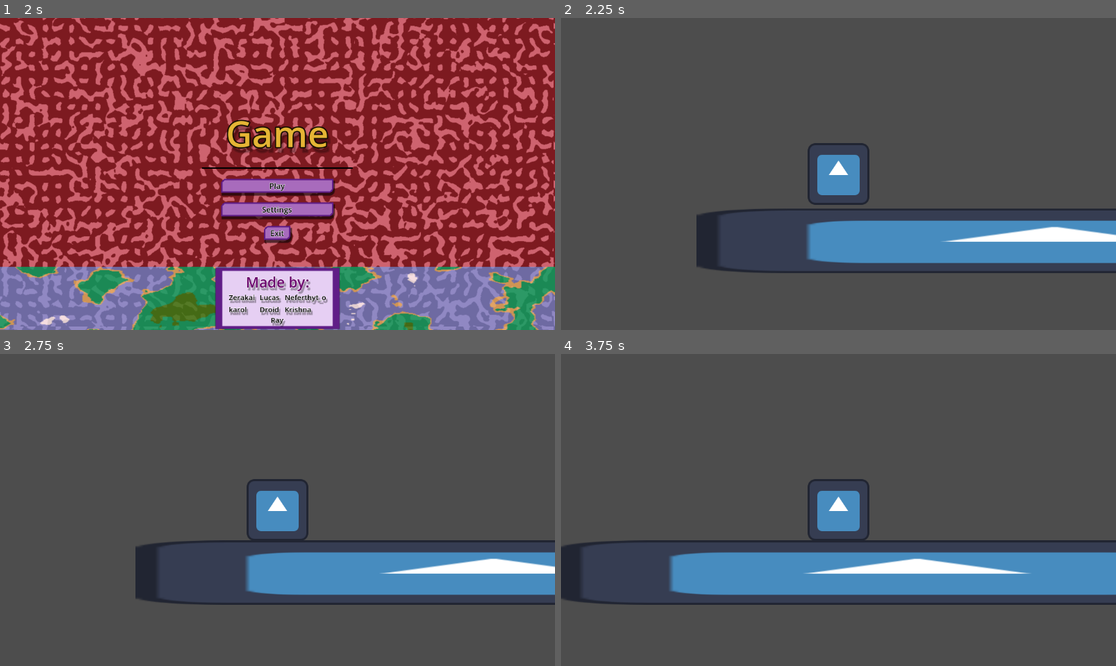
Above: before the commit, frames 1-4 (two rows, left to right).
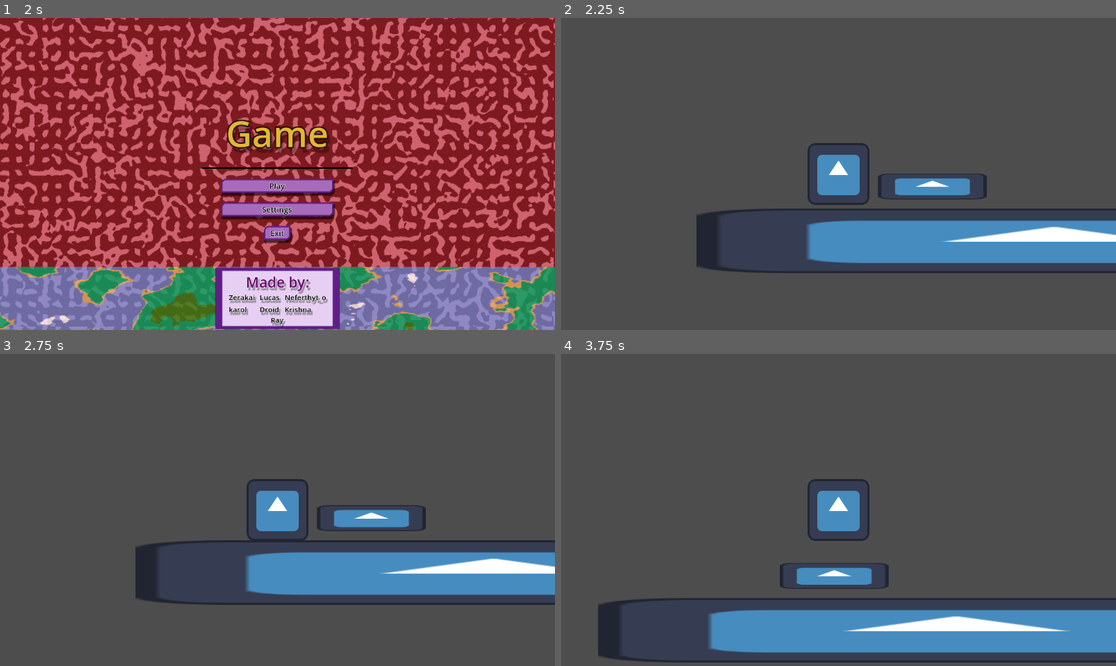
Above: after the commit, the same moments.

Repository: Dev-Karol1111/GMTK-2025
Game: Godot game, scene res://ui/menu/main_menu.tscn
The game is run twice, just before and just after one commit, with the same random seed, the same clock (stepped at 60 frames per second) and the same inputs. The engine's default icon, where the game draws it, is replaced by a stand-in: a white triangle on a blue panel in a dark square.
Inputs:
- Up to frame 1 (2 s): click "Settings" at 0.5 s; click "Back to menu" at 1.25 s
- Up to frame 2 (2.25 s): click "Play" at 2 s
- Up to frame 3 (2.75 s): no input
- Up to frame 4 (3.75 s): tap Enter at 2.75 s; hold D (move_right) from 2.78 s (still down); tap W (jump) at 2.85, 3.02, 3.32, 3.6 s

Frame 1 is identical in both runs. In frame 2, 0.9% of the frame differs, in the area x 57-77%, y 49-59%; in frame 3, 1.0%; in frame 4, 25%, in the area x 0-100%, y 59-99%.

Commit message:
coyote Time Works

Diff:
--- /dev/null
+++ b/Scenes/levelBryanTest.tscn
@@ -0,0 +1,102 @@
+[gd_scene load_steps=5 format=3 uid="uid://bdalmwmtjdhwc"]
+
+[ext_resource type="PackedScene" uid="uid://dys4xmkdv5kmf" path="res://Scenes/player.tscn" id="1_etu74"]
+[ext_resource type="Texture2D" uid="uid://13fn0dfbgkt5" path="res://icon.svg" id="2_esc16"]
+
+[sub_resource type="RectangleShape2D" id="RectangleShape2D_6phgx"]
+size = Vector2(1495, 138)
+
+[sub_resource type="RectangleShape2D" id="RectangleShape2D_etu74"]
+size = Vector2(224, 53)
+
+[node name="Main" type="Node2D"]
+
+[node name="Player" parent="." instance=ExtResource("1_etu74")]
+position = Vector2(290, 132)
+
+[node name="Camera2D" type="Camera2D" parent="Player"]
+
+[node name="floor" type="StaticBody2D" parent="."]
+
+[node name="CollisionShape2D" type="CollisionShape2D" parent="floor"]
+position = Vector2(737.5, 286)
+shape = SubResource("RectangleShape2D_6phgx")
+
+[node name="Sprite2D" type="Sprite2D" parent="floor"]
+position = Vector2(738.5, 283)
+scale = Vector2(11.6172, 1.04688)
+texture = ExtResource("2_esc16")
+
+[node name="CanvasLayer" type="CanvasLayer" parent="."]
+
+[node name="pause_menu" type="Control" parent="CanvasLayer"]
+layout_mode = 3
+anchors_preset = 8
+anchor_left = 0.5
+anchor_top = 0.5
+anchor_right = 0.5
+anchor_bottom = 0.5
+offset_left = -144.5
+offset_top = -213.0
+offset_right = 144.5
+offset_bottom = 213.0
+grow_horizontal = 2
+grow_vertical = 2
+size_flags_horizontal = 4
+size_flags_vertical = 4
+
+[node name="ColorRect" type="ColorRect" parent="CanvasLayer/pause_menu"]
+layout_mode = 0
+offset_right = 294.0
+offset_bottom = 432.0
+color = Color(0.894183, 0.304131, 0.999999, 1)
+
+[node name="VBoxContainer" type="VBoxContainer" parent="CanvasLayer/pause_menu"]
+layout_mode = 1
+anchors_preset = 8
+anchor_left = 0.5
+anchor_top = 0.5
+anchor_right = 0.5
+anchor_bottom = 0.5
+offset_left = -96.5
+offset_top = -103.5
+offset_right = 96.5
+offset_bottom = 103.5
+grow_horizontal = 2
+grow_vertical = 2
+
+[node name="Back  to game" type="Button" parent="CanvasLayer/pause_menu/VBoxContainer"]
+layout_mode = 2
+size_flags_vertical = 3
+text = "Back to game"
+
+[node name="Settings" type="Button" parent="CanvasLayer/pause_menu/VBoxContainer"]
+layout_mode = 2
+size_flags_vertical = 3
+text = "Settings"
+
+[node name="Exit" type="Button" parent="CanvasLayer/pause_menu/VBoxContainer"]
+layout_mode = 2
+size_flags_vertical = 3
+text = "Exit"
+
+[node name="Platforms" type="Node2D" parent="."]
+position = Vector2(494, 23)
+
+[node name="Plataform" type="Node2D" parent="Platforms"]
+position = Vector2(-44, 111)
+
+[node name="Sprite2D" type="Sprite2D" parent="Platforms/Plataform"]
+position = Vector2(35, 36)
+scale = Vector2(1.76563, 0.421875)
+texture = ExtResource("2_esc16")
+
+[node name="StaticBody2D" type="StaticBody2D" parent="Platforms/Plataform"]
+
+[node name="CollisionShape2D" type="CollisionShape2D" parent="Platforms/Plataform/StaticBody2D"]
+position = Vector2(34, 35.5)
+shape = SubResource("RectangleShape2D_etu74")
+
+[connection signal="pressed" from="CanvasLayer/pause_menu/VBoxContainer/Back  to game" to="Player" method="_on_back__to_game_pressed"]
+[connection signal="pressed" from="CanvasLayer/pause_menu/VBoxContainer/Settings" to="Player" method="_on_settings_pressed"]
+[connection signal="pressed" from="CanvasLayer/pause_menu/VBoxContainer/Exit" to="Player" method="_on_exit_pressed"]
--- a/Scenes/player.tscn
+++ b/Scenes/player.tscn
@@ -14,3 +14,7 @@
 
 [node name="CollisionShape2D" type="CollisionShape2D" parent="."]
 shape = SubResource("RectangleShape2D_cvnsp")
+
+[node name="coyoteTimer" type="Timer" parent="."]
+wait_time = 0.1
+one_shot = true
--- a/Scripts/UI/Menu/main_menu.gd
+++ b/Scripts/UI/Menu/main_menu.gd
@@ -1,6 +1,6 @@
 extends Control
 
-var level_scene = preload("res://Scenes/level.tscn")
+var level_scene = preload("res://Scenes/levelBryanTest.tscn")
 var settings_scene = preload("res://ui/settings/settings.tscn")
 
 # Called when the node enters the scene tree for the first time.
--- a/Scripts/player.gd
+++ b/Scripts/player.gd
@@ -1,44 +1,59 @@
 extends CharacterBody2D
 
-@export var speed := 300.0
+@export var speed := 300
 @export var jump_velocity := -400.0
 @onready var pause_menu: Control = $"../CanvasLayer/pause_menu"
-
+@onready var  coyoteTimer: Timer= $coyoteTimer
+#Variables
+var coyoteTime:bool=false
 var is_pause_menu_opened
 
 func _ready() -> void:
 	pause_menu.visible = false
 
+
+func _process(delta: float) -> void:
+	if Input.is_action_just_pressed("pause menu"):
+		pause_menu.visible = not pause_menu.visible
+		is_pause_menu_opened = pause_menu.visible
+
 func _physics_process(delta: float) -> void:
 	if is_pause_menu_opened:
 		return
-	# Add the gravity.
-	if not is_on_floor():
-		velocity += get_gravity() * delta
+	updateCoyoteTime()
+	jump(delta)
+	movement()
+	move_and_slide()
 
-	# Handle jump.
-	if Input.is_action_just_pressed("jump") and is_on_floor():
-		velocity.y = jump_velocity
-
-	# Get the input direction and handle the movement/deceleration.
-	# As good practice, you should replace UI actions with custom gameplay actions.
+func movement():
 	var direction := Input.get_axis("move_left", "move_right")
 	if direction:
 		velocity.x = direction * speed
 	else:
 		velocity.x = move_toward(velocity.x, 0, speed)
 
-	move_and_slide()
+func jump(delta):
+	if not is_on_floor() or coyoteTimer.time_left<=0:
+		velocity += get_gravity() * delta
+		print("El tiempo restante es ", coyoteTimer.time_left)
+	if Input.is_action_just_pressed("jump") and (is_on_floor() or coyoteTime==true) :
+		velocity.y = jump_velocity
+		coyoteTime=false
 
-func _process(delta: float) -> void:
-	if Input.is_action_just_pressed("pause menu"):
-		pause_menu.visible = not pause_menu.visible
-		is_pause_menu_opened = pause_menu.visible
+func updateCoyoteTime():
+	if coyoteTimer.time_left<=0:
+		coyoteTime=false
+	if is_on_floor():
+		coyoteTime=true
+	elif (not is_on_floor() and coyoteTimer.time_left<=0):
+		coyoteTimer.start()
 
 
 func _on_back__to_game_pressed() -> void:
 	pause_menu.visible = false
 	is_pause_menu_opened = false
 
+
+
 func _on_exit_pressed() -> void:
 	get_tree().change_scene_to_file("res://ui/menu/main_menu.tscn")
